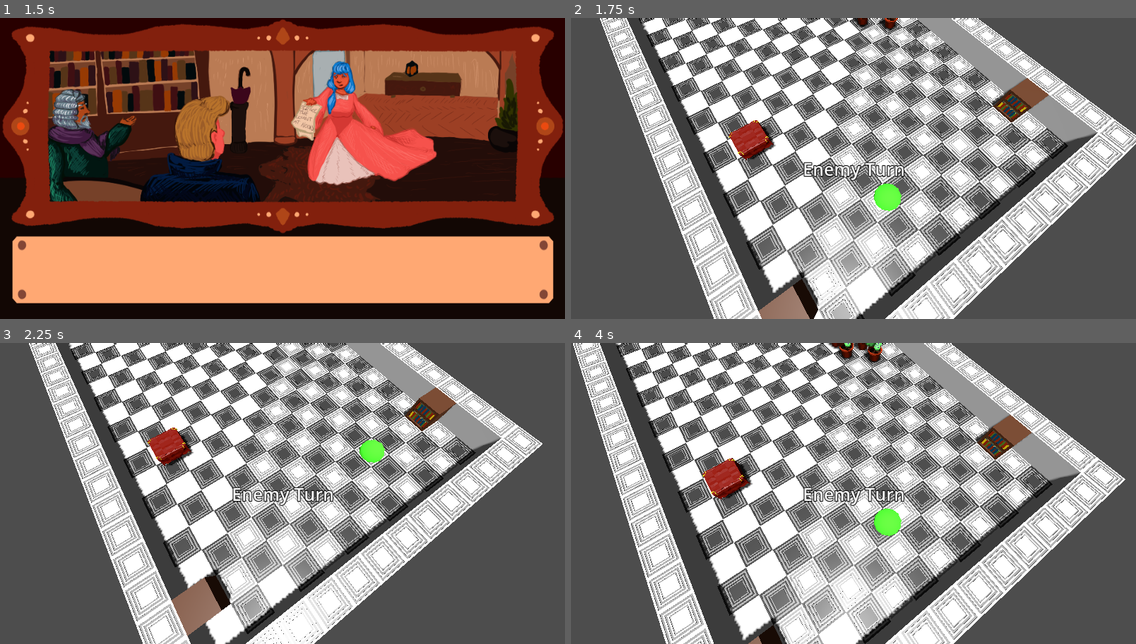
Above: before the commit, frames 1-4 (two rows, left to right).
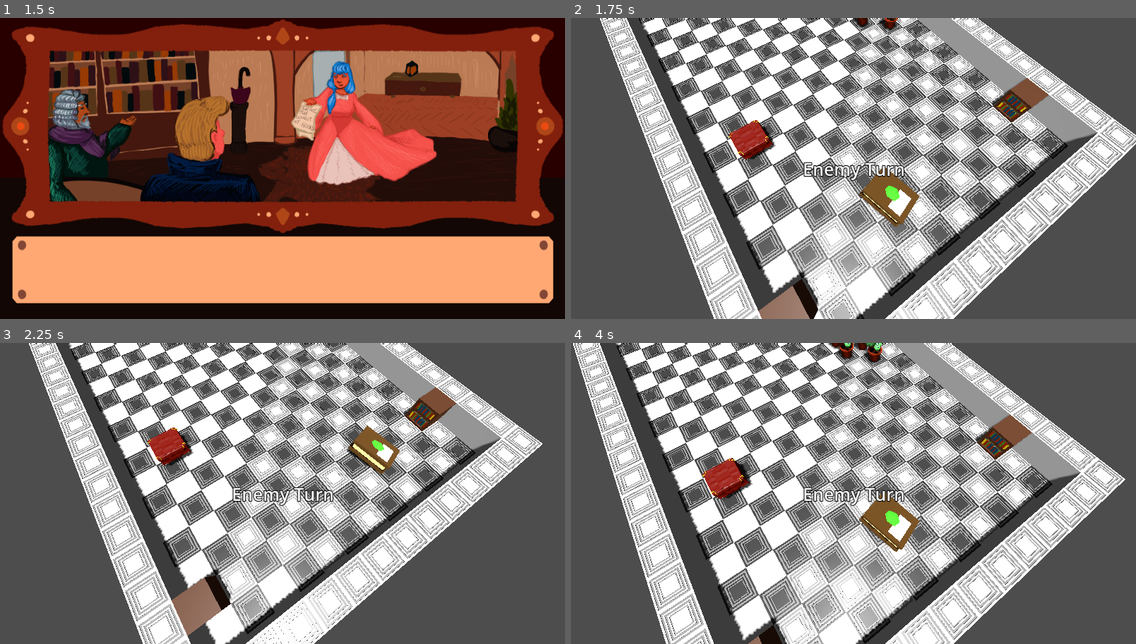
Above: after the commit, the same moments.

Repository: pinguinosod/gse_winterjam2024
Game: Godot game, scene res://main.tscn
Same seed, same stepped clock (60 frames per second), same inputs: the game is played once before the commit and once after it.
Inputs (mouse positions are in pixels of both pictures, inside the frame that each line leads up to):
- Up to frame 1 (1.5 s): click (288, 285) at 0.5 s; tap Enter (ui_accept) at 1.25 s; move the mouse to (406, 153) at 1.27 s; hold D (move_right) from 1.28 s (still down); tap Space (end_turn) at 1.35 s; click (406, 153) at 1.42 s
- Up to frame 2 (1.75 s): keep holding D (move_right); tap Enter (ui_accept) at 1.52 s
- Up to frame 3 (2.25 s): move the mouse to (169, 508) at 2.02 s; release D (move_right) at 2.03 s; hold S (move_down) from 2.03 s (still down); tap Space (end_turn) at 2.1 s
- Up to frame 4 (4 s): tap Enter (ui_accept) at 2.27, 2.75, 3.5, 3.77 s; move the mouse to (910, 427) at 2.77 s; release S (move_down) at 2.78 s; hold D (move_right) 2.78-3.53 s; tap Space (end_turn) at 2.85, 3.6 s; move the mouse to (825, 553) at 3.52 s; hold W (move_up) from 3.53 s (still down); click (825, 553) at 3.67 s

Frame 1 is identical in both runs. In frame 2, 1.0% of the frame differs, in the area x 51-62%, y 49-70%; in frame 3, 0.8%; in frame 4, 1.0%.

Commit message:
fix weapons on main

Diff:
--- a/main.tscn
+++ b/main.tscn
@@ -2,7 +2,7 @@
 
 [ext_resource type="PackedScene" uid="uid://crj37bo36phwd" path="res://rooms.tscn" id="1_iektr"]
 [ext_resource type="PackedScene" uid="uid://buuc6fpud4fcd" path="res://player.tscn" id="2_tjp8u"]
-[ext_resource type="Script" path="res://weapons.gd" id="3_7r03o"]
+[ext_resource type="PackedScene" uid="uid://1ytg8klhkx4x" path="res://weapons.tscn" id="3_0yghg"]
 [ext_resource type="PackedScene" uid="uid://cyysjuf2pl57c" path="res://enemies.tscn" id="3_fuddb"]
 [ext_resource type="PackedScene" uid="uid://082rgmto1mon" path="res://objects.tscn" id="4_vypmj"]
 [ext_resource type="PackedScene" uid="uid://ch7lfvfup1r3d" path="res://UI.tscn" id="5_3od5a"]
@@ -21,9 +21,7 @@
 [node name="Player" parent="." instance=ExtResource("2_tjp8u")]
 transform = Transform3D(-0.0131768, 0.999913, 0, -0.999913, -0.0131768, 0, 0, 0, 1, 0, 0.691039, 0)
 
-[node name="Weapons" type="Node3D" parent="Player"]
-transform = Transform3D(-0.134226, -0.94861, 0.286572, 0.959992, -0.0527567, 0.275012, -0.24576, 0.31202, 0.917739, 0, 0, 0)
-script = ExtResource("3_7r03o")
+[node name="Weapons" parent="Player" instance=ExtResource("3_0yghg")]
 
 [node name="Enemies" parent="." instance=ExtResource("3_fuddb")]
 transform = Transform3D(1, 0, 0, 0, 1, 0, 0, 0, 1, 0, 1.06125, -3.36286)
